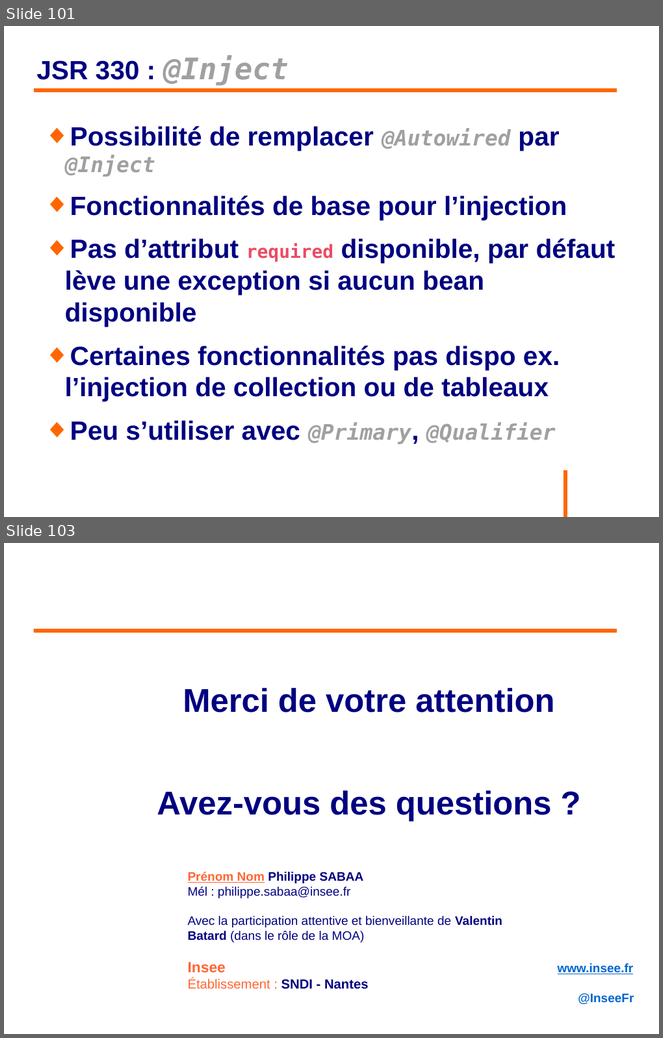
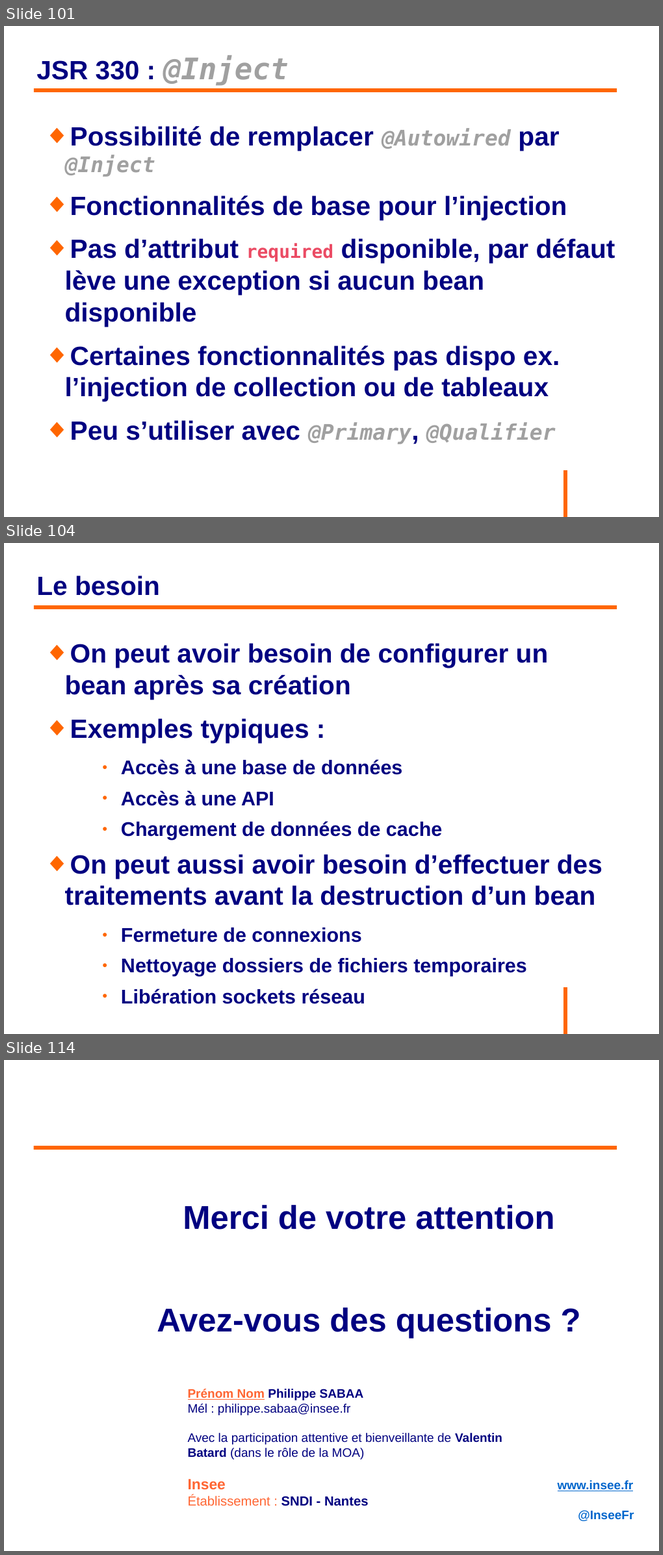
Before and after one commit to philphils/formation-spring, a slide deck: Documentation/diapo_formation_spring.odp. Shown one above the other, each under a label of ours: slides 101 and 103 before the commit, slides 101, 104 and 114 after it; the slides between them are not shown. The pictures are 663x1038 and 663x1555 pixels, drawn with LibreOffice and Linux fonts; fonts in the diff are those of the drawing; background and template pictures are left out. Boxes give left, top, right and bottom in pixels: in the first picture for what was removed or moved away, otherwise in the second. Text is boxed around its words. In the diff, an @@ line names an element or a change of style, - is before the commit and + after.

```diff
--- a/Documentation/diapo_formation_spring.odp
+++ b/Documentation/diapo_formation_spring.odp
@@ slide 104 added at [4,543,659,1034], background #FFFFFF; not listed: 1 template element that a slide beside it also shows @@
@@ title added at [36,575,160,596], 32 pt, text #000080, bold @@
+Le besoin
@@ line added from (34, 607) to (618, 607), #FF6600 4.54 pt @@
@@ text added at [65,643,603,977], 24 pt, text #000080, bold @@
+◆ On peut avoir besoin de configurer un bean après sa création
+◆ Exemples typiques :
+    ● Accès à une base de données
+    ● Accès à une API
+    ● Chargement de données de cache
+◆ On peut aussi avoir besoin d’effectuer des traitements avant la destruction d’un bean
+    ● Fermeture de connexions
+    ● Nettoyage dossiers de fichiers temporaires
+    ● Libération sockets réseau
@@ what was slide 103 is now slide 114 @@
```
Also in this commit, not shown: 2 slides changed, 10 other slides added.
